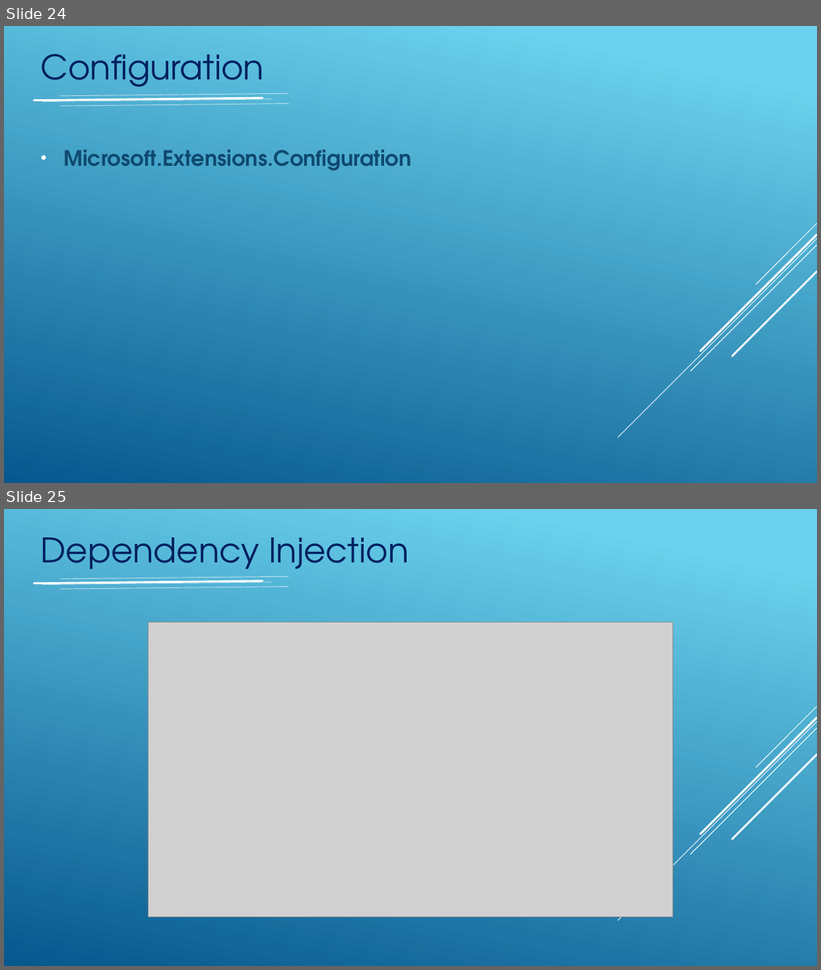
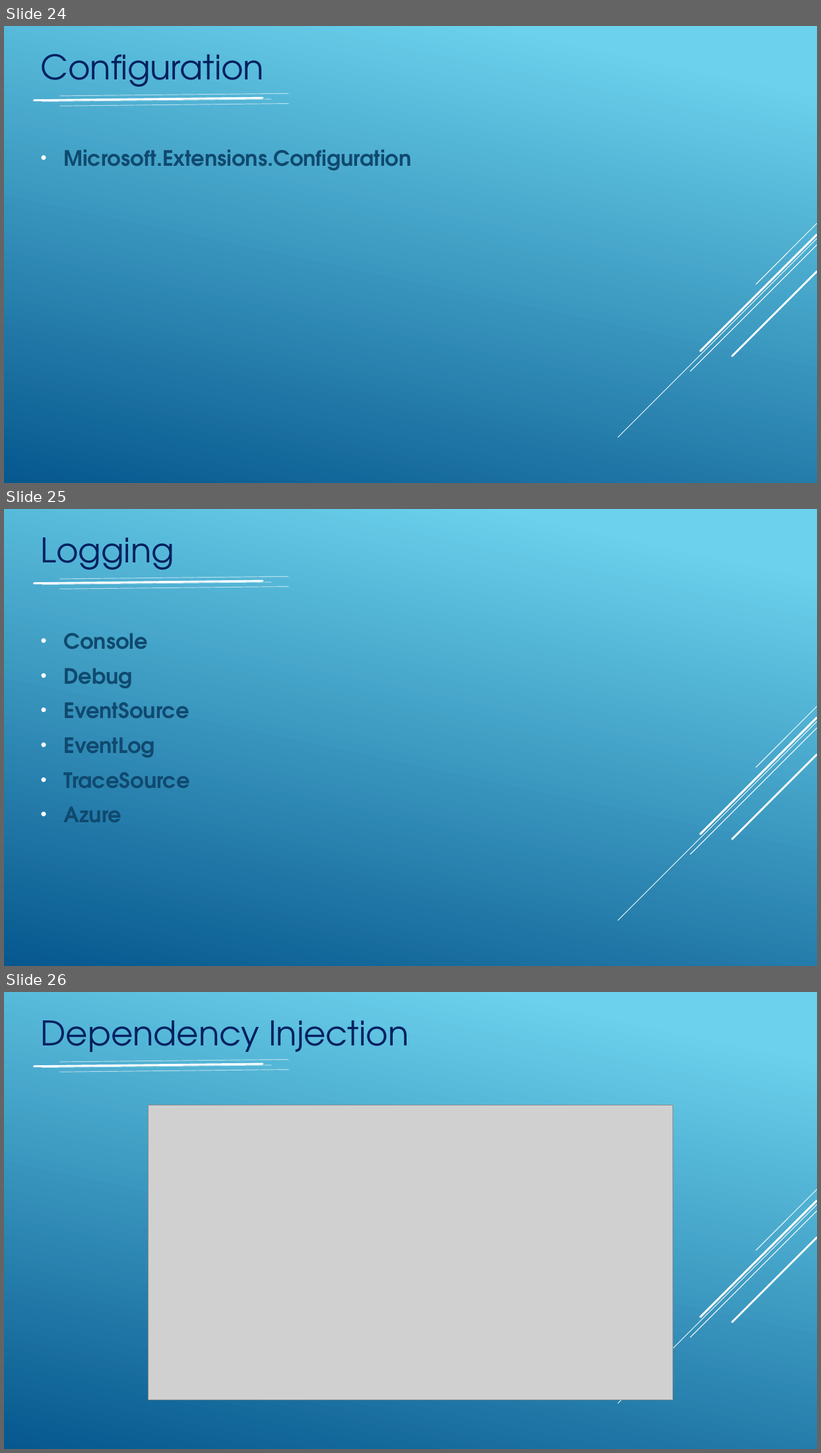
Before and after one commit to igorlimon/dotnetcore-iquest, a slide deck: Asp-net-core PeakIT.pptx. Shown one above the other, each under a label of ours: slides 24 and 25 before the commit, slides 24, 25 and 26 after it. The pictures are 821x970 and 821x1453 pixels, drawn with LibreOffice and Linux fonts; fonts in the diff are those of the drawing; grey boxes stand for pictures. Boxes give left, top, right and bottom in pixels: in the first picture for what was removed or moved away, otherwise in the second. Text is boxed around its words. In the diff, an @@ line names an element or a change of style, - is before the commit and + after.

Commit message:
Add Logging

```diff
--- a/Asp-net-core PeakIT.pptx
+++ b/Asp-net-core PeakIT.pptx
@@ slide 25 added at [4, 509, 817, 966], background gradient #6ED2EB to #06588E; not listed: 5 template elements that a slide beside it also shows @@
@@ text added at [41, 537, 174, 578], 40 pt, text #002060 @@
+Logging
@@ line added from (34, 584) to (263, 581), #FFFFFF 2.25 pt @@
@@ line added from (42, 585) to (271, 582), #FFFFFF 0.75 pt @@
@@ line added from (60, 589) to (289, 586), #FFFFFF 0.75 pt @@
@@ line added from (60, 579) to (289, 577), #FFFFFF 0.75 pt @@
@@ text added at [63, 633, 190, 823], 25 pt, text #0F496F, bold @@
+• Console
+• Debug
+• EventSource
+• EventLog
+• TraceSource
+• Azure
@@ what was slide 25 is now slide 26 @@
```
Also in this commit, not shown: 1 slide changed, 7 other files.
